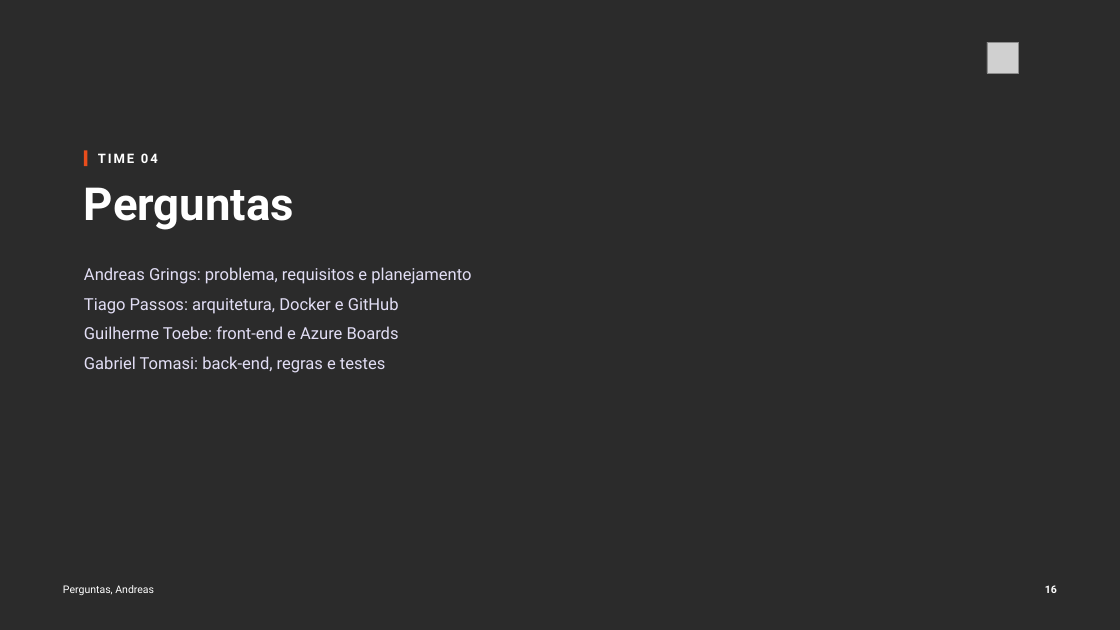
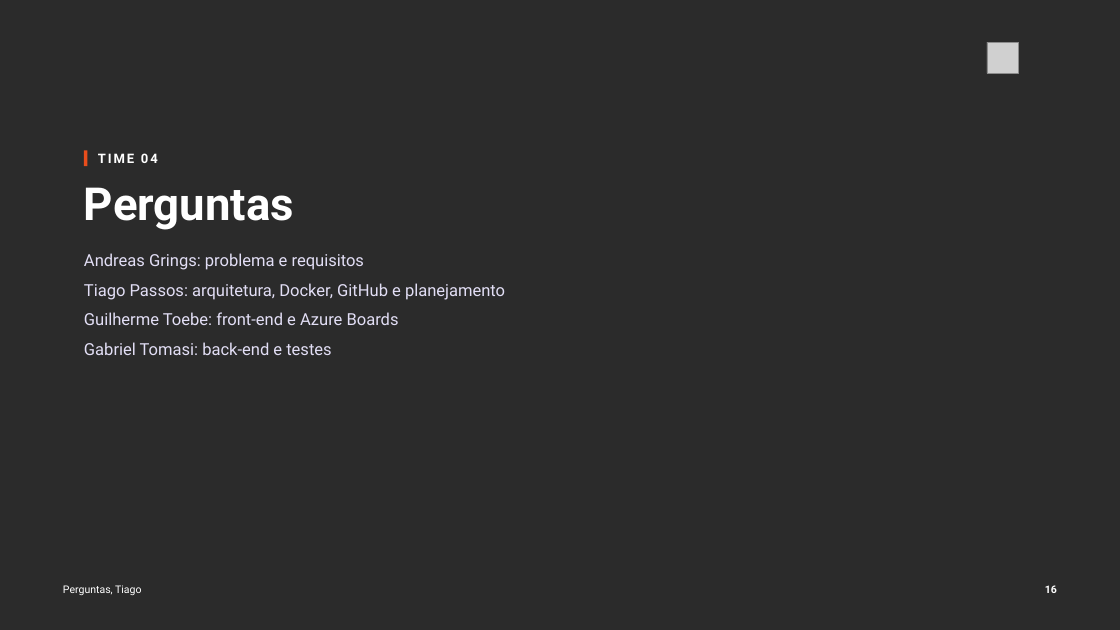
Before and after one commit to tcpassos/invite-app, a slide deck: slide 16 of trabalhos/T3-Apresentacao-Intermediaria.pptx. Drawn at 1120x630 pixels with LibreOffice and Linux fonts; fonts in the diff are those of the drawing; grey boxes stand for pictures; background and template pictures are left out; a plain dark background stands for a picture behind light text. Boxes give left, top, right and bottom in pixels: in the first picture for what was removed or moved away, otherwise in the second. Text is boxed around its words. In the diff, an @@ line names an element or a change of style, - is before the commit and + after.

```diff
--- a/trabalhos/T3-Apresentacao-Intermediaria.pptx
+++ b/trabalhos/T3-Apresentacao-Intermediaria.pptx
@@ text "Andreas Grings: problema e requisitos": place and size @@
-text "Andreas Grings: problema e requisitos" at [84, 267, 471, 373]
+text "Andreas Grings: problema e requisitos" at [84, 253, 505, 355]
@@ text at [84, 253, 505, 300]: text changed @@
-Andreas Grings: problema, requisitos e planejamento
-Tiago Passos: arquitetura, Docker e GitHub
+Andreas Grings: problema e requisitos
+Tiago Passos: arquitetura, Docker, GitHub e planejamento
@@ text at [84, 342, 331, 355]: text changed @@
-Gabriel Tomasi: back-end, regras e testes
+Gabriel Tomasi: back-end e testes
@@ text at [63, 585, 141, 595]: text changed @@
-Perguntas, Andreas
+Perguntas, Tiago
```
Also in this commit, not shown: 16 other slides changed, 4 other files.
